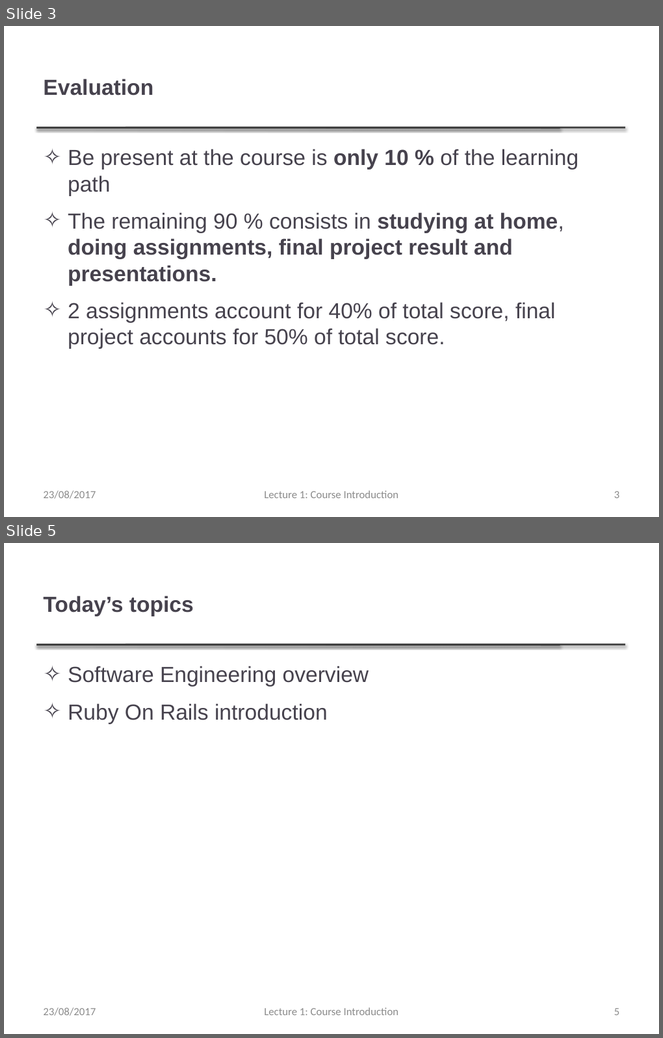
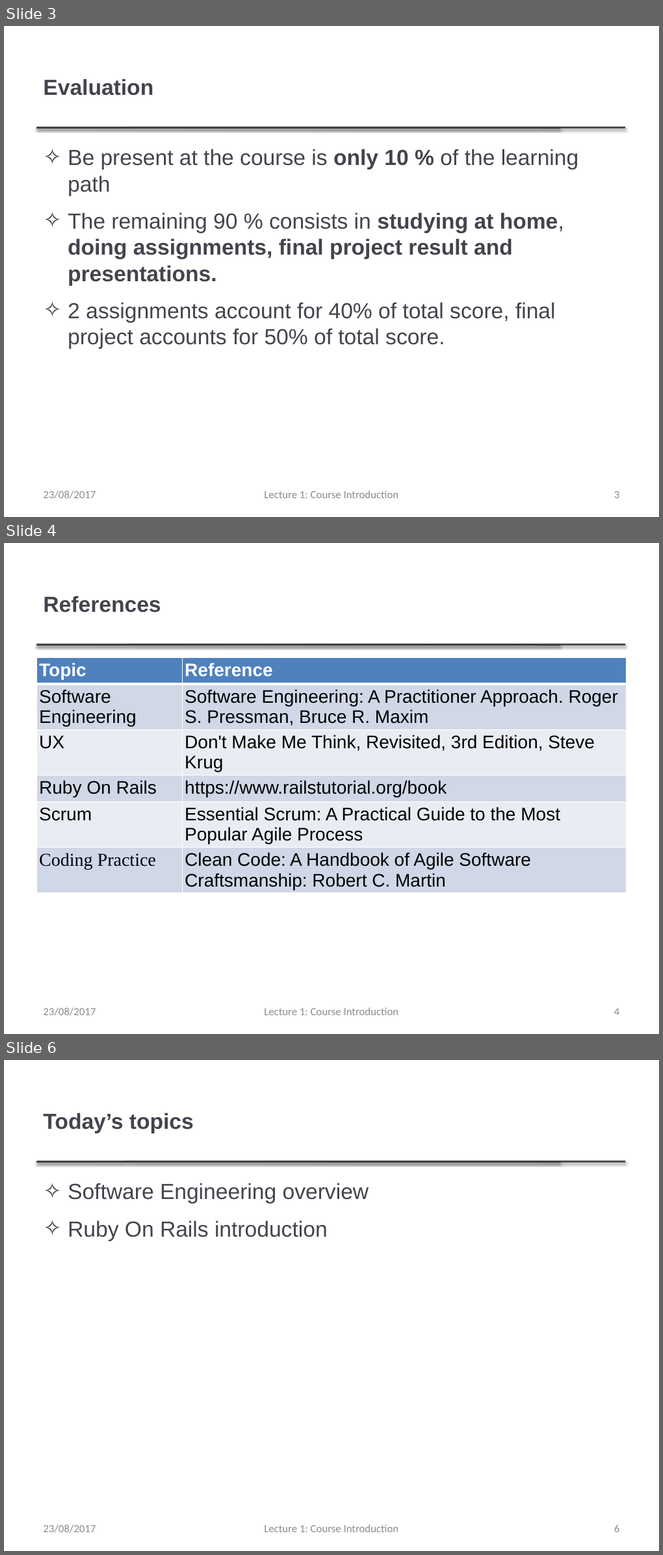
Before and after one commit to thanqminh/thanqminh.github.io, a slide deck: courses/sehci/lecture1.pptx. Shown one above the other, each under a label of ours: slides 3 and 5 before the commit, slides 3, 4 and 6 after it; the slides between them are not shown. The pictures are 663x1038 and 663x1555 pixels, drawn with LibreOffice and Linux fonts; fonts in the diff are those of the drawing. Boxes give left, top, right and bottom in pixels: in the first picture for what was removed or moved away, otherwise in the second. Text is boxed around its words. In the diff, an @@ line names an element or a change of style, - is before the commit and + after.

```diff
--- a/courses/sehci/lecture1.pptx
+++ b/courses/sehci/lecture1.pptx
@@ slide 4 added at box(4, 543, 659, 1034), background #FFFFFF; not listed: 2 template elements that a slide beside it also shows @@
@@ title added at box(43, 596, 161, 613), 24 pt, text #46424D, bold @@
+References
@@ table added at box(36, 657, 627, 893), 6 rows, 2 columns @@
+Topic | Reference
+Software Engineering | Software Engineering: A Practitioner Approach. Roger S. Pressman, Bruce R. Maxim
+UX | Don't Make Me Think, Revisited, 3rd Edition, Steve Krug
+Ruby On Rails | https://www.railstutorial.org/book
+Scrum | Essential Scrum: A Practical Guide to the Most Popular Agile Process
+Coding Practice | Clean Code: A Handbook of Agile Software Craftsmanship: Robert C. Martin
@@ text added at box(43, 1008, 96, 1016), 12 pt, text #8C8C8C @@
+23/08/2017
@@ text added at box(264, 1008, 399, 1016), 12 pt, text #8C8C8C @@
+Lecture 1: Course Introduction
@@ page number added at box(614, 1008, 620, 1016), 12 pt, text #8C8C8C @@
+4
@@ what was slide 5 is now slide 6 @@
@@ page number at box(614, 1525, 620, 1533): text changed @@
-5
+6
```
Also in this commit, not shown: 1 slide changed.
